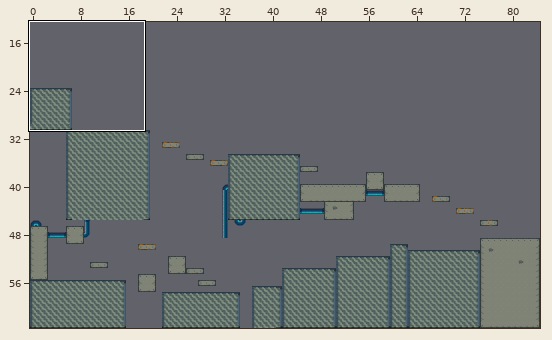
One commit to this Tiled map: Data/Levels/0.tmx. Above, an overview of the earlier version with the close-up marked.
Close-up. Before the commit:
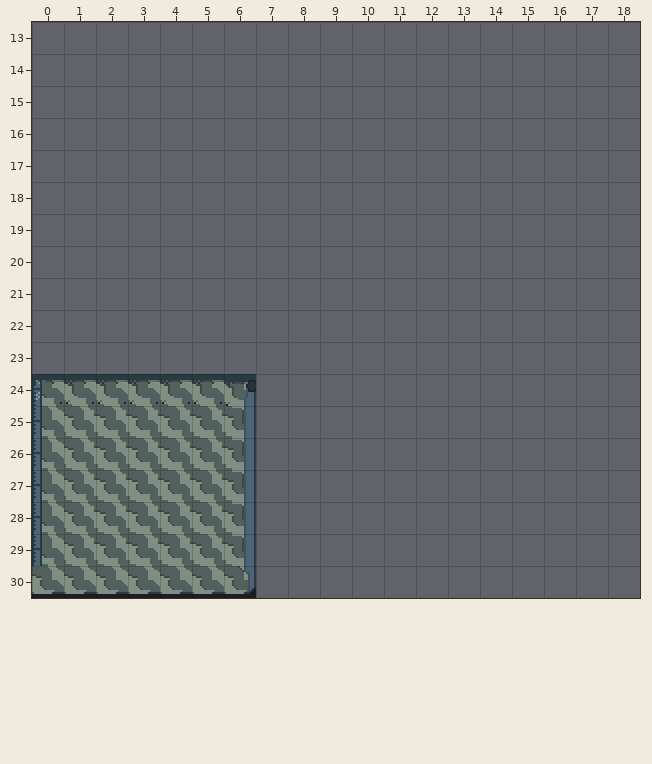
Cells are 16x16 px. Shown: x 0..18, y 13..30. The commit also changed other parts of the map, which this record leaves out.
After the commit:
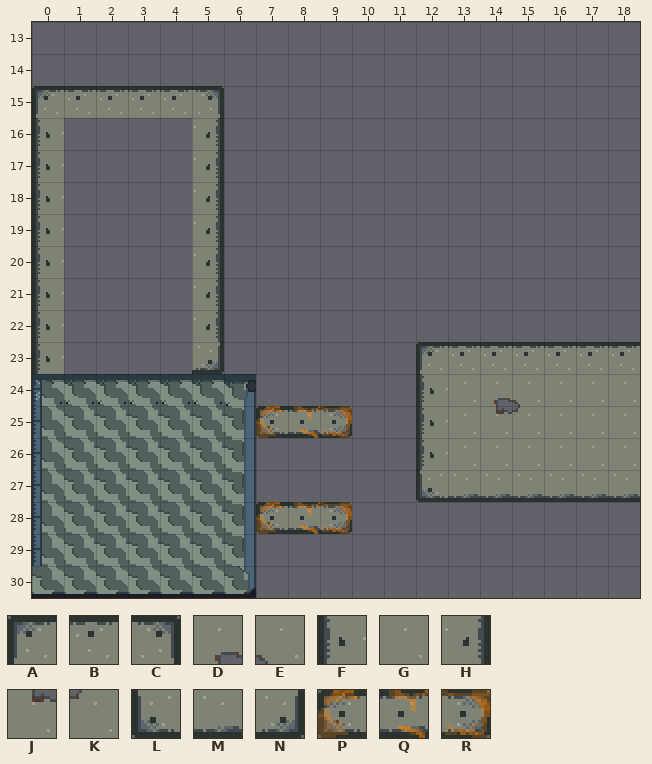
Key: from "Sprite-0002": A 5, B 6, C 7, D 9, E 10, F 21, G 22, H 23, J 25, K 26, L 37, M 38, N 39, P 56, Q 57, R 58.
_ is an empty cell.
What changed:
Layer "Tile Layer 1":
The author put tile A in row 15 at x 0; in row 23 at x 12.
The author put tile B in row 15 at x 1 to 4; in row 23 at x 13 to 18.
The author put tile C in row 15 at x 5.
The author put tile D in row 24 at x 14.
The author put tile E in row 24 at x 15.
The author put tile F in rows 16 to 23 at x 0; in rows 24 to 26 at x 12.
The author put tile G in rows 24 to 25 at x 13 and 16 to 18; in row 26 at x 13 to 18.
The author put tile H in rows 16 to 22 at x 5.
The author put tile J in row 25 at x 14.
The author put tile K in row 25 at x 15.
The author put tile L in row 27 at x 12.
The author put tile M in row 27 at x 13 to 18.
The author put tile N in row 23 at x 5.
The author put tile P in row 25 at x 7; in row 28 at x 7.
The author put tile Q in row 25 at x 8; in row 28 at x 8.
The author put tile R in row 25 at x 9; in row 28 at x 9.
